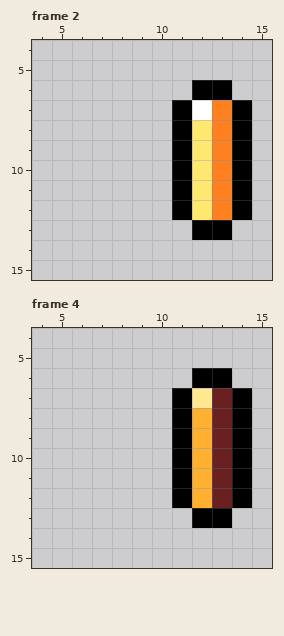
A pixel-art file gets an edit: resources/gfx/gear/off_hand/infernal/InfernalDemonShield-UpRight.aseprite. Above, as it was before the edit.
16x16 pixels, 4 frames. Shown: frame 2: x 4..15, y 4..15; frame 4: x 4..15, y 4..15.
Now the later version:
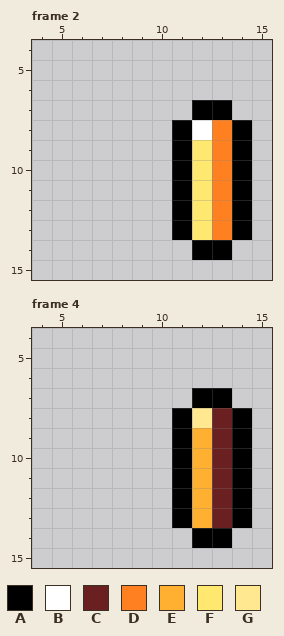
Palette (. is transparent): A #000000  B #ffffff  C #6a2020  D #ff8020  E #ffb030  F #ffe870  G #ffe890
Changes in this commit:
Frame 2, layer "Off Hand":
There is now colour A in row 13 at x 11 and 14; in row 14 at x 12 to 13.
The edit turns colour B into colour A in row 7 at x 12.
The edit turns colour D into colour A in row 7 at x 13.
The edit turns colour F into colour B in row 8 at x 12.
The edit turns colour A into colour D in row 13 at x 13.
The edit turns colour A into colour F in row 13 at x 12.
Colour A is gone in row 6 at x 12 to 13; in row 7 at x 11 and 14.
Frame 4, layer "Off Hand":
There is now colour A in row 13 at x 11 and 14; in row 14 at x 12 to 13.
The edit turns colour C into colour A in row 7 at x 13.
The edit turns colour G into colour A in row 7 at x 12.
The edit turns colour A into colour C in row 13 at x 13.
The edit turns colour A into colour E in row 13 at x 12.
The edit turns colour E into colour G in row 8 at x 12.
Colour A is gone in row 6 at x 12 to 13; in row 7 at x 11 and 14.
